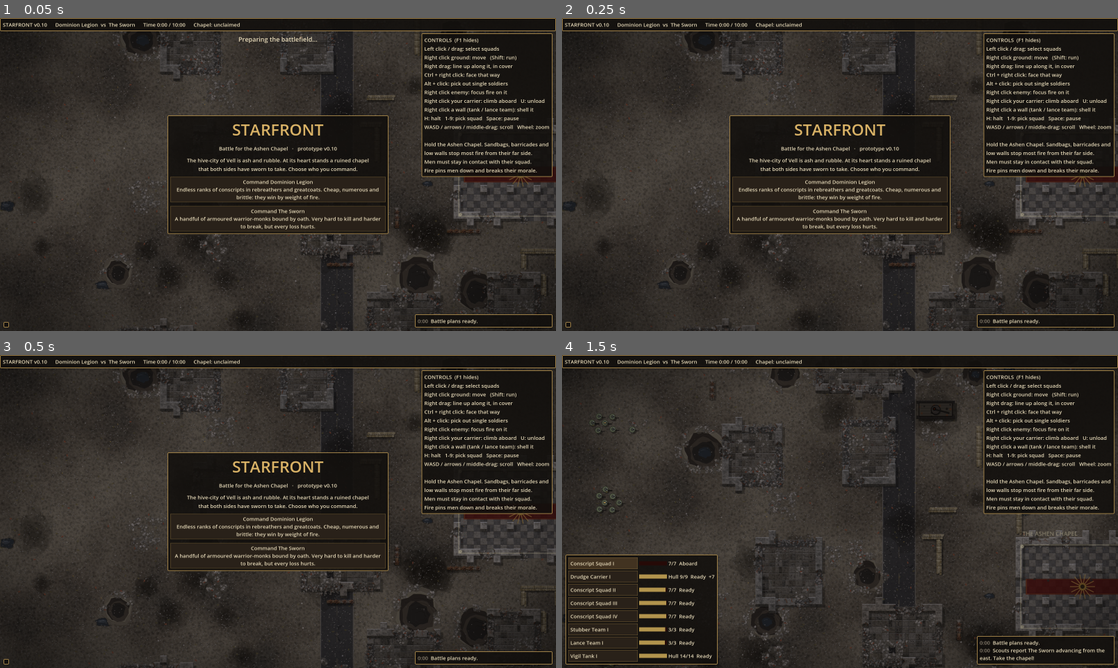
Above: before the commit, frames 1-4 (two rows, left to right).
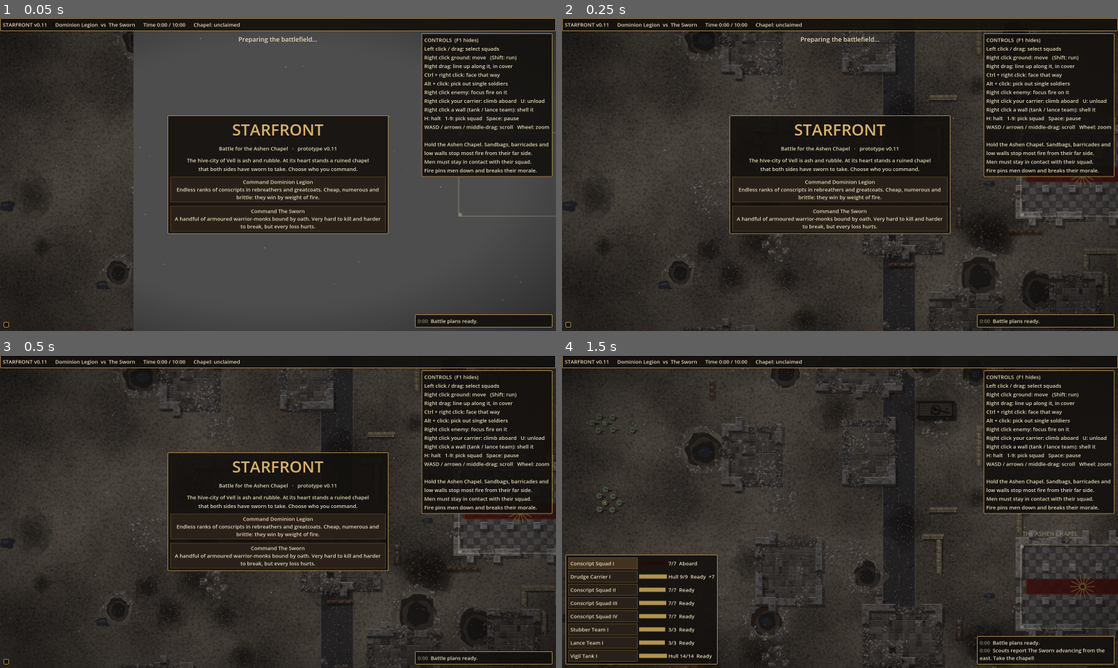
Above: after the commit, the same moments.

Repository: sirspoon/StarFront
Game: Godot game, scene res://scenes/main.tscn
Same seed, same stepped clock (60 frames per second), same inputs: the game is played once before the commit and once after it.
Inputs:
- Up to frame 1 (0.05 s): no input
- Up to frame 2 (0.25 s): no input
- Up to frame 3 (0.5 s): no input
- Up to frame 4 (1.5 s): click "Command Dominion Legion Endle…" at 0.5 s; click "Conscript Squad I" at 1.25 s

The runs differ from the first frame. In frame 1, 33% of the frame differs, in the area x 1-100%, y 1-100%; in frame 2, 0.2%; in frame 3, less than 0.1%; in frame 4, less than 0.1%.

Commit message:
StarFront v0.11: phone fixes
Prepare map tiles in batches of four to avoid a graphics-memory burst
that lost the WebGL context on phones; ?detail=medium/low option on the
web; own particle drawer for fire/smoke/dust/ash because built-in CPU
particles lost their red channel in browsers.

Co-Authored-By: Claude Opus 5.5 <noreply@anthropic.com>
Claude-Session: https://claude.ai/code/session_01Q9zFWq6qGPKtGhTxhDqH85

Diff:
--- a/project.godot
+++ b/project.godot
@@ -7,7 +7,7 @@
 
 config/name="StarFront"
 config/description="Real-time squad tactics in a ruined gothic future."
-config/version="0.10"
+config/version="0.11"
 run/main_scene="res://scenes/main.tscn"
 config/features=PackedStringArray("4.3", "GL Compatibility")
 config/icon="res://icon.svg"
--- a/scripts/game_data.gd
+++ b/scripts/game_data.gd
@@ -2,7 +2,7 @@
 extends RefCounted
 ## Factions, soldier types and weapons. Balance tuning lives here.
 
-const VERSION := "0.10"
+const VERSION := "0.11"
 
 ## range in pixels (16 px = 1 map cell); cooldown = seconds between bursts;
 ## acc = base hit chance; ap = how much infantry armour it ignores; supp = suppression per shot;
--- a/scripts/main.gd
+++ b/scripts/main.gd
@@ -262,64 +262,60 @@
 	add_child(light)
 	fire_lights.append([light, 1.6, randf() * TAU])
 
-	var fire := CPUParticles2D.new()
+	var fire := SimpleParticles.new()
 	fire.texture = dot
 	fire.position = p
 	fire.amount = 40
 	fire.lifetime = 0.7
-	fire.emission_shape = CPUParticles2D.EMISSION_SHAPE_SPHERE
-	fire.emission_sphere_radius = 10.0
+	fire.emission_radius = 10.0
 	fire.direction = Vector2(0, -1)
 	fire.spread = 30.0
 	fire.gravity = Vector2(0, -60)
-	fire.initial_velocity_min = 10.0
-	fire.initial_velocity_max = 30.0
-	fire.scale_amount_min = 0.15
-	fire.scale_amount_max = 0.35
+	fire.velocity_min = 10.0
+	fire.velocity_max = 30.0
+	fire.scale_min = 0.15
+	fire.scale_max = 0.35
 	fire.color_ramp = _ramp([Color(1, 0.95, 0.6, 0.9), Color(1, 0.5, 0.15, 0.8), Color(0.5, 0.1, 0.05, 0)])
 	fire.z_index = 4
 	add_child(fire)
 
-	var smoke := CPUParticles2D.new()
+	var smoke := SimpleParticles.new()
 	smoke.texture = dot
 	smoke.position = p
 	smoke.amount = 36
 	smoke.lifetime = 5.0
 	smoke.preprocess = 5.0
-	smoke.emission_shape = CPUParticles2D.EMISSION_SHAPE_SPHERE
-	smoke.emission_sphere_radius = 8.0
+	smoke.emission_radius = 8.0
 	smoke.direction = Vector2(0.4, -1)
 	smoke.spread = 20.0
 	smoke.gravity = Vector2(10, -8)
-	smoke.initial_velocity_min = 12.0
-	smoke.initial_velocity_max = 22.0
-	smoke.scale_amount_min = 0.5
-	smoke.scale_amount_max = 0.9
+	smoke.velocity_min = 12.0
+	smoke.velocity_max = 22.0
+	smoke.scale_min = 0.5
+	smoke.scale_max = 0.9
 	var curve := Curve.new()
 	curve.add_point(Vector2(0, 0.3))
 	curve.add_point(Vector2(1, 1.6))
-	smoke.scale_amount_curve = curve
+	smoke.scale_curve = curve
 	smoke.color_ramp = _ramp([Color(0.15, 0.13, 0.12, 0.0), Color(0.15, 0.13, 0.12, 0.55), Color(0.3, 0.29, 0.28, 0)])
 	smoke.z_index = 5
 	add_child(smoke)
 
 
 func _add_ash() -> void:
-	var ash := CPUParticles2D.new()
+	var ash := SimpleParticles.new()
 	ash.texture = _soft_dot(16)
-	ash.amount = 160
+	ash.amount = 110
 	ash.lifetime = 9.0
 	ash.preprocess = 9.0
-	ash.local_coords = false
-	ash.emission_shape = CPUParticles2D.EMISSION_SHAPE_RECTANGLE
-	ash.emission_rect_extents = Vector2(1100, 700)
+	ash.emission_rect = Vector2(1100, 700)
 	ash.direction = Vector2(1, 0.6)
 	ash.spread = 25.0
 	ash.gravity = Vector2(4, 6)
-	ash.initial_velocity_min = 6.0
-	ash.initial_velocity_max = 18.0
-	ash.scale_amount_min = 0.15
-	ash.scale_amount_max = 0.35
+	ash.velocity_min = 6.0
+	ash.velocity_max = 18.0
+	ash.scale_min = 0.15
+	ash.scale_max = 0.35
 	ash.color = Color(0.85, 0.82, 0.78, 0.55)
 	ash.z_index = 7
 	camera.add_child(ash)
@@ -415,7 +411,7 @@
 		sm[1] -= dt
 		if sm[1] <= 0.0:
 			smokes.erase(sm)
-			var node: CPUParticles2D = sm[0]
+			var node: SimpleParticles = sm[0]
 			node.emitting = false
 			get_tree().create_timer(6.5).timeout.connect(node.queue_free)
 	for fl in fire_lights:
@@ -644,30 +640,29 @@
 func add_smoke(pos: Vector2, duration: float, size: float) -> void:
 	if not map_view.enabled:
 		return
-	var sm := CPUParticles2D.new()
+	var sm := SimpleParticles.new()
 	sm.texture = _dot_tex if _dot_tex != null else _soft_dot(64)
 	sm.position = pos
 	sm.amount = int(14 + size * 8)
 	sm.lifetime = 6.0
-	sm.emission_shape = CPUParticles2D.EMISSION_SHAPE_SPHERE
-	sm.emission_sphere_radius = 6.0 * size
+	sm.emission_radius = 6.0 * size
 	sm.direction = Vector2(0.4, -1)
 	sm.spread = 25.0
 	sm.gravity = Vector2(7, -6)
-	sm.initial_velocity_min = 6.0
-	sm.initial_velocity_max = 14.0
-	sm.scale_amount_min = 0.35 * size
-	sm.scale_amount_max = 0.7 * size
+	sm.velocity_min = 6.0
+	sm.velocity_max = 14.0
+	sm.scale_min = 0.35 * size
+	sm.scale_max = 0.7 * size
 	var curve := Curve.new()
 	curve.add_point(Vector2(0, 0.4))
 	curve.add_point(Vector2(1, 1.8))
-	sm.scale_amount_curve = curve
+	sm.scale_curve = curve
 	sm.color_ramp = _ramp([Color(0.2, 0.19, 0.18, 0.0), Color(0.2, 0.19, 0.18, 0.45), Color(0.34, 0.33, 0.31, 0.0)])
 	sm.z_index = 5
 	add_child(sm)
 	smokes.append([sm, duration])
 	while smokes.size() > 18:
-		var old: CPUParticles2D = smokes.pop_front()[0]
+		var old: SimpleParticles = smokes.pop_front()[0]
 		old.emitting = false
 		get_tree().create_timer(6.5).timeout.connect(old.queue_free)
 
@@ -675,23 +670,20 @@
 func _dust_burst(pos: Vector2, size: float) -> void:
 	if not map_view.enabled:
 		return
-	var d := CPUParticles2D.new()
+	var d := SimpleParticles.new()
 	d.texture = _dot_tex if _dot_tex != null else _soft_dot(64)
 	d.position = pos
 	d.one_shot = true
-	d.explosiveness = 0.85
 	d.amount = 26
 	d.lifetime = 2.6
-	d.emission_shape = CPUParticles2D.EMISSION_SHAPE_SPHERE
-	d.emission_sphere_radius = 8.0
+	d.emission_radius = 8.0
 	d.spread = 180.0
 	d.gravity = Vector2(4, -3)
-	d.initial_velocity_min = 15.0
-	d.initial_velocity_max = 45.0
-	d.damping_min = 20.0
-	d.damping_max = 30.0
-	d.scale_amount_min = 0.4 * size
-	d.scale_amount_max = 0.9 * size
+	d.velocity_min = 15.0
+	d.velocity_max = 45.0
+	d.damping = 25.0
+	d.scale_min = 0.4 * size
+	d.scale_max = 0.9 * size
 	d.color_ramp = _ramp([Color(0.5, 0.46, 0.4, 0.6), Color(0.45, 0.42, 0.38, 0.3), Color(0.4, 0.38, 0.35, 0.0)])
 	d.z_index = 5
 	d.emitting = true
--- a/scripts/map_view.gd
+++ b/scripts/map_view.gd
@@ -7,7 +7,8 @@
 ## rubble and craters in relief. Without a screen (headless
 ## tests) nothing is painted.
 
-const SCALE := 2.0
+var SCALE := 2.0  # map pixels drawn per world pixel (detail level)
+const BATCH := 4  # tiles prepared at once: keeps the burst of graphics memory small enough for phones
 const CHUNK := Vector2i(20, 20)  # tile size in cells
 
 var map: BattleMap
@@ -36,12 +37,30 @@
 			all.append(Vector2i(cx, cy))
 	for y in BattleMap.H:
 		_build_occluders(y)
-	await _bake(all)
+	SCALE = detail_scale()
+	for i in range(0, all.size(), BATCH):
+		await _bake(all.slice(i, i + BATCH))
 	ready_drawn = true
 
 
 ## One occluder per run of wall cells in a row, so fires and explosions throw
 ## shadows past walls and light spills through gaps and doorways.
+## Map detail. Full (2x) by default; on the web it can be lowered by adding
+## ?detail=medium or ?detail=low to the page address, for phones that struggle.
+static func detail_scale() -> float:
+	var q := ""
+	if OS.has_feature("web"):
+		var v = JavaScriptBridge.eval("window.location.search", true)
+		q = str(v) if v != null else ""
+	for a in OS.get_cmdline_user_args():
+		q += " " + a
+	if q.contains("detail=low"):
+		return 1.0
+	if q.contains("detail=medium"):
+		return 1.5
+	return 2.0
+
+
 func _build_occluders(y: int) -> void:
 	for o in occluders.get(y, []):
 		o.queue_free()
@@ -213,7 +232,8 @@
 	if baking or dirty.is_empty() or not ready_drawn:
 		return
 	baking = true
-	var keys := dirty.keys()
-	dirty.clear()
+	var keys := dirty.keys().slice(0, BATCH)
+	for k in keys:
+		dirty.erase(k)
 	await _bake(keys)
 	baking = false
--- /dev/null
+++ b/scripts/simple_particles.gd
@@ -0,0 +1,93 @@
+class_name SimpleParticles
+extends Node2D
+## A small particle emitter for fire, smoke, dust and ash, drawn with plain
+## textured quads. Godot's built-in CPU particles lose their colours in some web
+## browsers (white ash turned cyan, flames green), so we draw our own.
+
+var texture: Texture2D
+var amount := 20
+var lifetime := 1.0
+var emitting := true
+var one_shot := false
+var preprocess := 0.0
+var emission_radius := 0.0
+var emission_rect := Vector2.ZERO   # half-extents; used instead of the radius when set
+var direction := Vector2(0, -1)
+var spread := 30.0                  # degrees either side of direction
+var gravity := Vector2.ZERO
+var velocity_min := 10.0
+var velocity_max := 20.0
+var damping := 0.0                  # speed lost per second
+var scale_min := 1.0
+var scale_max := 1.0
+var scale_curve: Curve
+var color := Color.WHITE
+var color_ramp: Gradient
+
+var parts: Array = []  # [global position, velocity, age, scale]
+var spawn_acc := 0.0
+var spawned := 0
+var free_when_done := false
+
+
+func _ready() -> void:
+	var t := 0.0
+	while t < preprocess:
+		_step(0.1)
+		t += 0.1
+
+
+func _process(dt: float) -> void:
+	_step(dt)
+	queue_redraw()
+	if free_when_done and not emitting and parts.is_empty():
+		queue_free()
+
+
+func _spawn() -> void:
+	var p := global_position
+	if emission_rect != Vector2.ZERO:
+		p += Vector2(randf_range(-1, 1) * emission_rect.x, randf_range(-1, 1) * emission_rect.y)
+	elif emission_radius > 0.0:
+		p += Vector2.from_angle(randf() * TAU) * sqrt(randf()) * emission_radius
+	var a := direction.angle() + deg_to_rad(randf_range(-spread, spread))
+	parts.append([p, Vector2.from_angle(a) * randf_range(velocity_min, velocity_max), 0.0, randf_range(scale_min, scale_max)])
+	spawned += 1
+
+
+func _step(dt: float) -> void:
+	if emitting:
+		if one_shot:
+			while spawned < amount:
+				_spawn()
+			emitting = false
+		else:
+			spawn_acc += dt * amount / lifetime
+			while spawn_acc >= 1.0:
+				spawn_acc -= 1.0
+				if parts.size() < amount:
+					_spawn()
+	var i := 0
+	while i < parts.size():
+		var q: Array = parts[i]
+		q[2] += dt
+		if q[2] >= lifetime:
+			parts.remove_at(i)
+			continue
+		q[1] += gravity * dt
+		if damping > 0.0:
+			q[1] = q[1].move_toward(Vector2.ZERO, damping * dt)
+		q[0] += q[1] * dt
+		i += 1
+
+
+func _draw() -> void:
+	if texture == null:
+		return
+	var base := texture.get_size()
+	for q in parts:
+		var k: float = q[2] / lifetime
+		var col := color_ramp.sample(k) if color_ramp != null else color
+		var s: float = q[3] * (scale_curve.sample(k) if scale_curve != null else 1.0)
+		var size := base * s
+		draw_texture_rect(texture, Rect2(to_local(q[0]) - size * 0.5, size), false, col)
Not shown, changed: CHANGELOG.md
